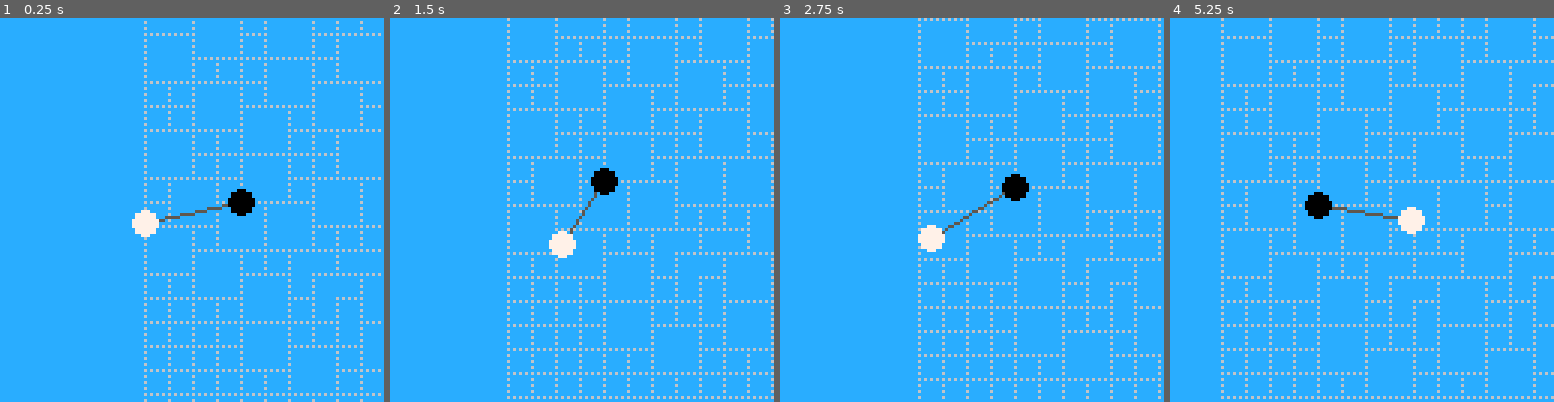
Above: before the commit, frames 1-4 (left to right).
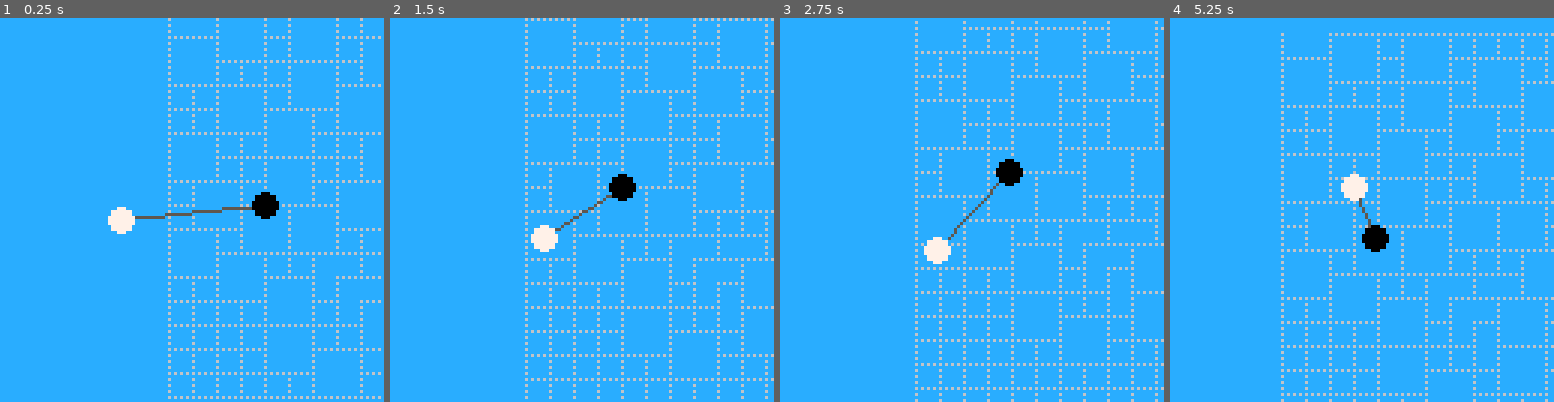
Above: after the commit, the same moments.

Repository: slembcke/ggj22
Game: PICO-8 cartridge ggj22.p8
Two runs of this game, one before a commit and one after it. Both use one fixed random seed, a clock stepped at 60 frames per second and the inputs below.
Inputs:
- Up to frame 1 (0.25 s): no input
- Up to frame 2 (1.5 s): tap O (Z key) at 0.33, 0.7, 1.43 s; tap X (X key) at 1.07 s
- Up to frame 3 (2.75 s): hold Left 1.97-2.37 s; tap X (X key) at 2.07, 2.4, 2.73 s; tap O (Z key) at 2.22 s; hold Down from 2.42 s (still down)
- Up to frame 4 (5.25 s): release Down at 2.82 s; hold Right 2.87-3.53 s; tap X (X key) every 0.33 s from 3.07 to 5.07 s; tap O (Z key) at 3.1, 3.98, 4.87 s; hold Up 3.58-4.08 s; hold Right 4.13-4.53 s; hold Down 4.58-5.08 s; hold Left from 5.13 s (still down)

The runs differ from the first frame. In frame 1, 11% of the frame differs, in the area x 28-100%, y 0-100%; in frame 2, 10%; in frame 3, 12%; in frame 4, 14%, in the area x 13-100%, y 0-100%.

Commit message:
anchor swapping

Diff:
--- a/ggj22.p8
+++ b/ggj22.p8
@@ -3,7 +3,7 @@
 __lua__
 
 function rope_physics(dot0, dot1)
-	local rest_len = 32
+	local rest_len = 48
 	local dx = dot0.x1 - dot1.x1
 	local dy = dot0.y1 - dot1.y1
 	local len = sqrt(dx*dx + dy*dy)
@@ -29,18 +29,27 @@
 	{x0=96, y0=64, x1=96, y1=64, m_inv=1},
 }
 
-anchored = 0
+swap = true
 
 function _update60()
-	local anchor = dots[1]
+	local anchor, swing
+	if swap then
+		anchor, swing = dots[1], dots[2]
+	else
+		anchor, swing = dots[2], dots[1]
+	end
+
+	-- TODO
+	if btn(5) then swap = not swap end
+
 	anchor.x0 = anchor.x1
 	anchor.y0 = anchor.y1
 	anchor.m_inv = 0
 
-	local swing = dots[2]
 	dot_physics(swing)
 	swing.m_inv = 1
 
+	-- Apply movement.
 	local inc = 0.02
 	if btn(0) then swing.x1 -= inc end
 	if btn(1) then swing.x1 += inc end
